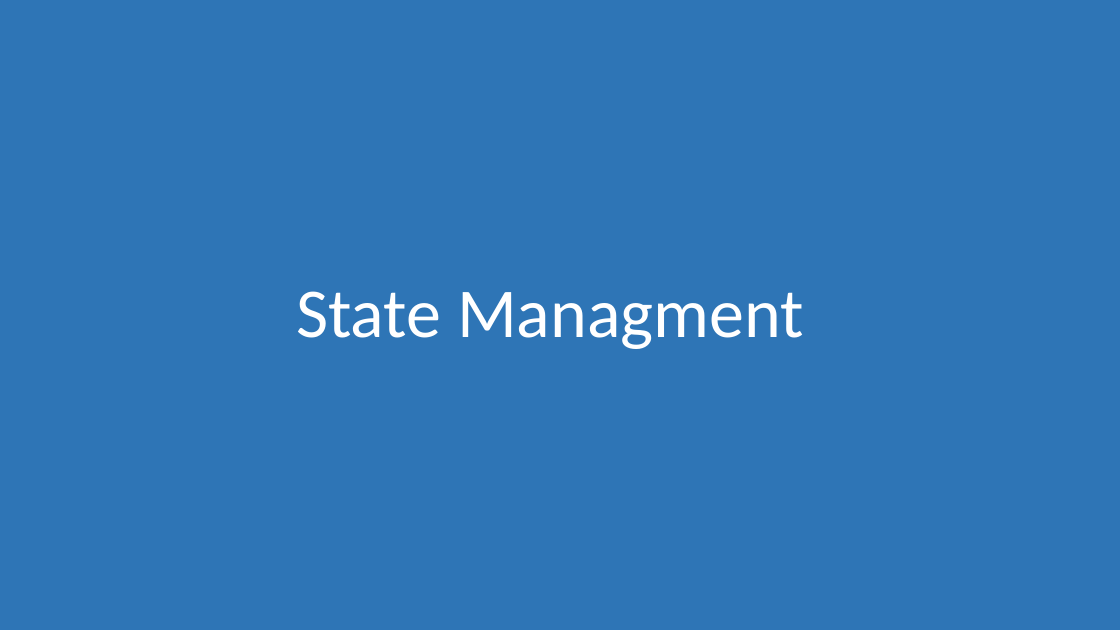
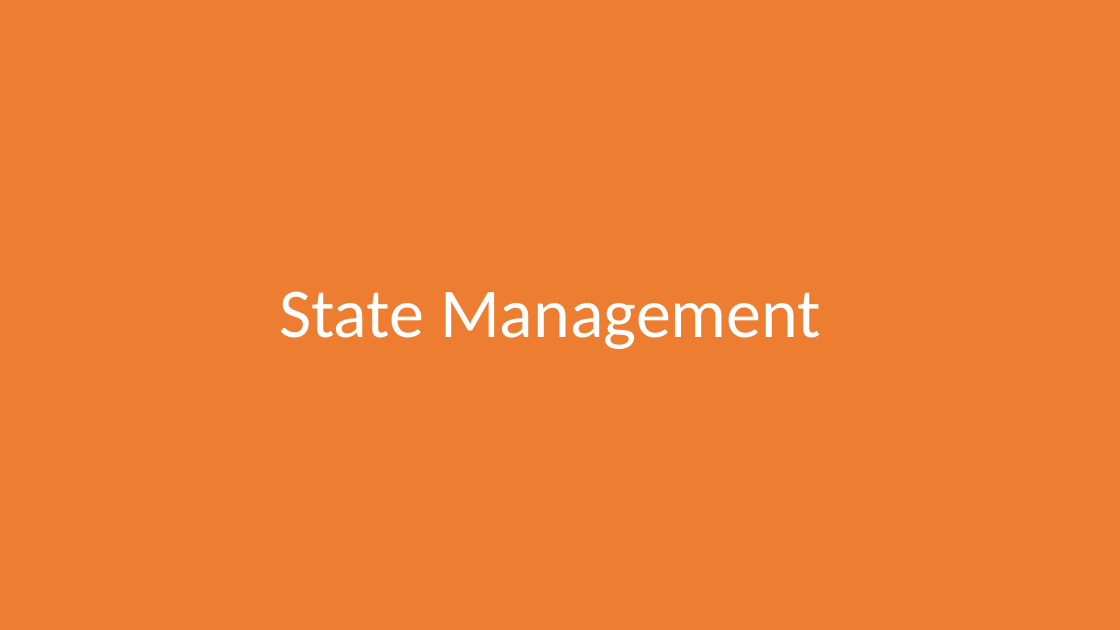
Before and after one commit to morkkis/PWD, a slide deck: slide 6 of presentations/chapter-4/Practical Web Dev.pptx (slide 7 before the commit). Drawn at 1120x630 pixels with LibreOffice and Linux fonts; fonts in the diff are those of the drawing. Boxes give left, top, right and bottom in pixels: in the first picture for what was removed or moved away, otherwise in the second. Text is boxed around its words. In the diff, an @@ line names an element or a change of style, - is before the commit and + after.

```diff
--- a/presentations/chapter-4/Practical Web Dev.pptx
+++ b/presentations/chapter-4/Practical Web Dev.pptx
@@ rectangle at bbox=[0, 0, 1120, 630]: fill #2E75B6 to #ED7D31 @@
@@ title at bbox=[279, 291, 821, 349]: text changed @@
-State Managment
+State Management
```
Also in this commit, not shown: 1 other slide changed, 18 other files.
